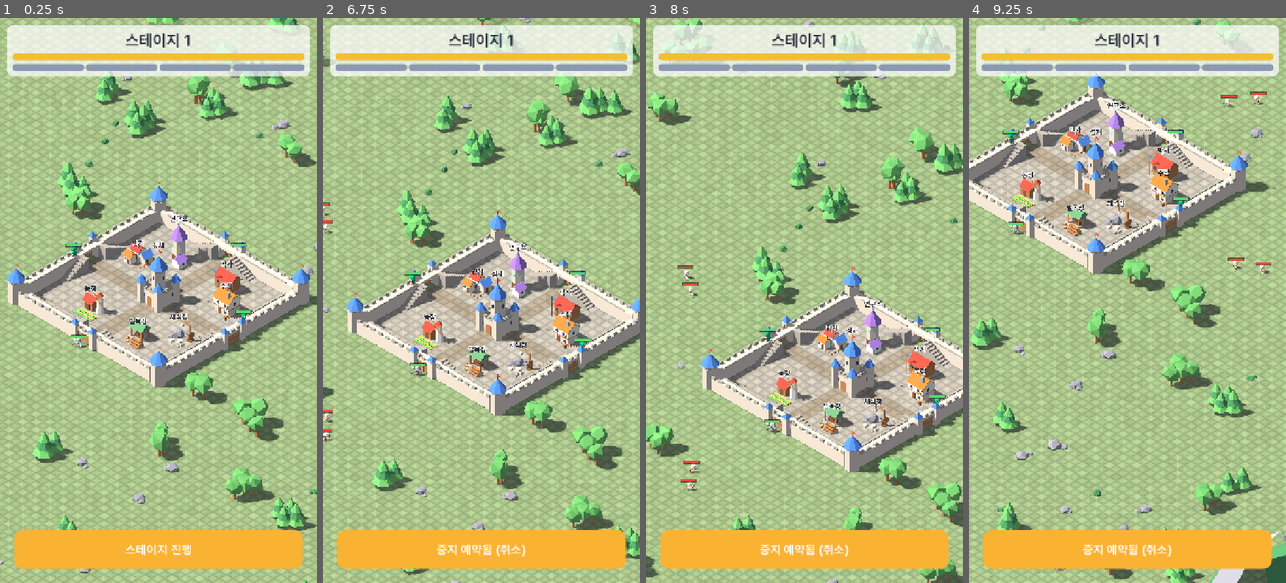
Above: before the commit, frames 1-4 (left to right).
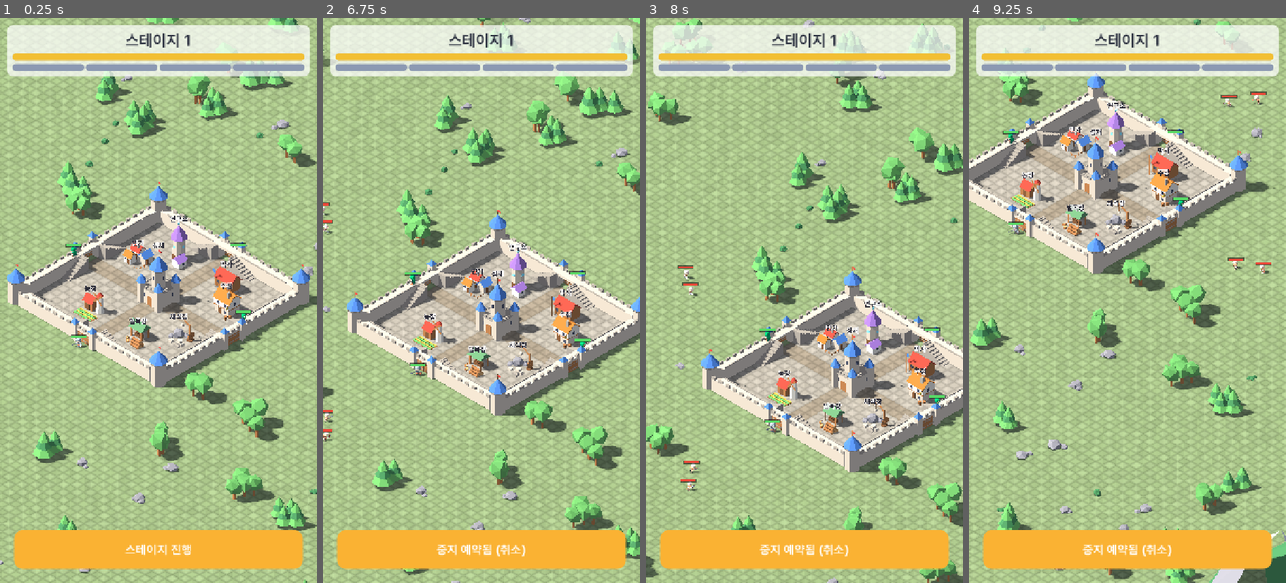
Above: after the commit, the same moments.

Repository: ILSEONG/CastleRPG
Game: Godot game, scene res://scenes/main.tscn
Two runs of this game, one before a commit and one after it. Both use one fixed random seed, a clock stepped at 60 frames per second and the inputs below.
Inputs (mouse positions are in pixels of both pictures, inside the frame that each line leads up to):
- Up to frame 1 (0.25 s): no input
- Up to frame 2 (6.75 s): click "스테이지 진행" at 0.5 s; click "이번 스테이지 후 중지" at 1.25 s; click "중지 예약됨 (취소)" at 2 s; click "이번 스테이지 후 중지" at 2.75 s; click "중지 예약됨 (취소)" at 3.5 s; click "이번 스테이지 후 중지" at 4.25 s; click "중지 예약됨 (취소)" at 5 s; tap Enter at 5.75 s; move the mouse to (551, 272) at 5.77 s; click (551, 272) at 5.92 s; drag from (418, 328) to (465, 413) at 6.52 s
- Up to frame 3 (8 s): move the mouse to (836, 176) at 7.27 s; click (836, 176) at 7.42 s
- Up to frame 4 (9.25 s): drag from (1111, 413) to (1032, 215) at 8.02 s; move the mouse to (1222, 385) at 8.77 s; click (1222, 385) at 8.92 s

The runs differ from the first frame. In frame 1, 0.8% of the frame differs, in the area x 2-96%, y 0-90%; in frame 2, 0.7%; in frame 3, 0.7%; in frame 4, 0.7%.

Commit message:
fix: flat mesh normals, half-riser stair treads, more mesh tests
- MeshKit sets smooth group -1 so generate_normals gives per-face
  normals; drop the unused box with_bottom parameter.
- Stair treads at (i + 0.5) risers (last step's back half flush with
  the wall walk) so feet on the straight slope sink <= half a riser.
- Tests: flat normals, prism_n / cone winding, stair mesh orientation
  and half-riser sink.

Co-Authored-By: Claude Opus 5.5 <noreply@anthropic.com>

Diff:
--- a/scripts/mesh_kit.gd
+++ b/scripts/mesh_kit.gd
@@ -14,6 +14,7 @@
 
 func _init() -> void:
 	_st.begin(Mesh.PRIMITIVE_TRIANGLES)
+	_st.set_smooth_group(-1)  # 면마다 법선 하나(평면 법선). 기본 그룹 0이면 같은 위치 정점끼리 법선이 평균된다
 
 
 func triangle_count() -> int:
@@ -37,8 +38,8 @@
 		_tris += 1
 
 
-## 바닥 중심 base, 크기 size인 상자. 바닥면은 기본 생략(땅에 붙는 물체).
-func box(base: Vector3, size: Vector3, color: Color, with_bottom := false) -> void:
+## 바닥 중심 base, 크기 size인 상자. 바닥면은 없다(땅이나 다른 부품 위에 놓이는 물체).
+func box(base: Vector3, size: Vector3, color: Color) -> void:
 	var h := Vector3(size.x / 2.0, 0, size.z / 2.0)
 	var y0 := base.y
 	var y1 := base.y + size.y
@@ -50,8 +51,6 @@
 	for v in p:
 		q.append(Vector3(v.x, y1, v.z))
 	face(q, Vector3.UP, color)
-	if with_bottom:
-		face(p, Vector3.DOWN, color)
 	for i in 4:
 		var j := (i + 1) % 4
 		var mid: Vector3 = (p[i] + p[j]) / 2.0 - base
--- a/scripts/town_kit.gd
+++ b/scripts/town_kit.gd
@@ -96,13 +96,16 @@
 
 
 ## 계단(로컬 규약이 다르다): 길이 방향 +X로 올라간다 — x=0 높이 0, x=STAIR_RUN 높이 WALL_H. 폭 Z = STAIR_W(가운데 기준).
-## 단 i는 x 구간 [i, i+1]×run/steps, 높이 (i+1)×WALL_H/steps, 바닥부터 채운 박스.
+## 단 i는 x 구간 [i, i+1]×run/steps, 윗면 높이 (i+0.5)×WALL_H/steps(바닥부터 채운 박스): 아랫단→윗단 직선 경사를 걷는
+## 영웅의 발이 반 단 넘게 묻히지 않는다. 마지막 단의 뒤 절반은 WALL_H로 올려 성벽 위와 같은 높이로 맞춘다.
 static func stairs() -> ArrayMesh:
 	var k = MeshKit.new()
 	var n := Balance.STAIR_STEPS
 	var d := Balance.STAIR_RUN / n
 	for i in n:
-		k.box(Vector3(d * (i + 0.5), 0, 0), Vector3(d, Balance.WALL_H * (i + 1) / n, Balance.STAIR_W), STONE_DARK)
+		var w := d if i < n - 1 else d / 2.0
+		k.box(Vector3(d * i + w / 2.0, 0, 0), Vector3(w, Balance.WALL_H * (i + 0.5) / n, Balance.STAIR_W), STONE_DARK)
+	k.box(Vector3(Balance.STAIR_RUN - d / 4.0, 0, 0), Vector3(d / 2.0, Balance.WALL_H, Balance.STAIR_W), STONE_DARK)
 	return k.commit()
 
 
--- a/tests/run_tests.gd
+++ b/tests/run_tests.gd
@@ -588,6 +588,9 @@
 	check(verts.size() == 30 and cols.size() == 30 and cols[0] == Color.RED, "unshared vertices with vertex colours")
 	var aabb := m.get_aabb()
 	check(aabb.position.is_equal_approx(Vector3(-1, 0, -1.5)) and aabb.size.is_equal_approx(Vector3(2, 1, 3)), "box bounds")
+	var nrm: PackedVector3Array = arrays[Mesh.ARRAY_NORMAL]  # 윗면 삼각형 2개(정점 0~5) 다음이 옆면
+	check(nrm[0].distance_to(Vector3.UP) < 0.001 and absf(nrm[6].y) < 0.001 and absf(nrm[6].length() - 1.0) < 0.001,
+		"flat per-face normals (not averaged over shared corners): top %s, side %s" % [nrm[0], nrm[6]])
 	# 감기: 모든 삼각형이 같은 규약(바깥 기준)으로 감겨 있다. 상자는 넘긴 순서가 이미 규약대로라
 	# 뒤집기 분기를 타지 않으므로, 한 경사면을 반대 순서로 넘기는 박공지붕도 함께 본다.
 	check(_wound_outward(verts, Vector3(0, 0.5, 0)), "every box triangle wound front-facing outward")
@@ -595,6 +598,12 @@
 	g.gable(Vector3.ZERO, Vector3(2, 0, 2), 1.0, Color.BLUE)
 	var gv: PackedVector3Array = g.commit().surface_get_arrays(0)[Mesh.ARRAY_VERTEX]
 	check(_wound_outward(gv, Vector3(0, 0.3, 0)), "every gable triangle wound front-facing outward")
+	var pr = MeshKitScript.new()
+	pr.prism_n(Vector3.ZERO, 6, 1.0, 0.7, 2.0, Color.GREEN, 0.3)
+	check(_wound_outward(pr.commit().surface_get_arrays(0)[Mesh.ARRAY_VERTEX], Vector3(0, 1.0, 0)), "every prism_n (frustum) triangle wound front-facing outward")
+	var cn = MeshKitScript.new()
+	cn.cone(Vector3.ZERO, 7, 1.0, 2.0, Color.GREEN)
+	check(_wound_outward(cn.commit().surface_get_arrays(0)[Mesh.ARRAY_VERTEX], Vector3(0, 0.5, 0)), "every cone triangle wound front-facing outward")
 	var rng := RandomNumberGenerator.new()
 	rng.seed = 3
 	var rk = MeshKitScript.new()
@@ -620,8 +629,28 @@
 	for pair in [["wall_run", TownKitScript.wall_run(10.0)], ["gatehouse", TownKitScript.gatehouse()], ["gate_doors", TownKitScript.gate_doors()], ["corner_tower", TownKitScript.corner_tower()], ["stairs", TownKitScript.stairs()]]:
 		var m: ArrayMesh = pair[1]
 		check(m.get_surface_count() == 1 and m.get_aabb().size.length() > 0.5, "%s has one non-empty surface" % pair[0])
-	var st: AABB = TownKitScript.stairs().get_aabb()
+	var sm: ArrayMesh = TownKitScript.stairs()
+	var st: AABB = sm.get_aabb()
 	check(is_equal_approx(st.size.x, Balance.STAIR_RUN) and is_equal_approx(st.end.y, Balance.WALL_H) and is_equal_approx(st.size.z, Balance.STAIR_W), "stairs span run x wall height x stair width: %s" % st)
+	# 높은 쪽이 +X(윗단)여야 castle.gd 배치와 맞는다: 가장 높은 정점들은 마지막 단 칸 안, 그중 하나는 x = STAIR_RUN.
+	var sv: PackedVector3Array = sm.surface_get_arrays(0)[Mesh.ARRAY_VERTEX]
+	var d := Balance.STAIR_RUN / Balance.STAIR_STEPS
+	var top_xs: Array = []
+	for v in sv:
+		if is_equal_approx(v.y, Balance.WALL_H):
+			top_xs.append(v.x)
+	check(not top_xs.is_empty() and top_xs.min() > Balance.STAIR_RUN - d - 0.01 and is_equal_approx(top_xs.max(), Balance.STAIR_RUN), "stair mesh is highest at x = STAIR_RUN (top end): %s" % [top_xs])
+	# 아랫단(x=0, y=0) → 윗단(x=RUN, y=WALL_H) 직선 경사를 걷는 발은 디딤판 아래로 반 단 넘게 묻히지 않는다.
+	var worst := 0.0
+	for i in 601:
+		var x := Balance.STAIR_RUN * i / 600.0
+		var tread := 0.0
+		for t in range(0, sv.size(), 3):
+			var a := sv[t]
+			if is_equal_approx(a.y, sv[t + 1].y) and is_equal_approx(a.y, sv[t + 2].y) and x >= minf(a.x, minf(sv[t + 1].x, sv[t + 2].x)) - 0.001 and x <= maxf(a.x, maxf(sv[t + 1].x, sv[t + 2].x)) + 0.001:
+				tread = maxf(tread, a.y)
+		worst = maxf(worst, tread - Balance.WALL_H * x / Balance.STAIR_RUN)
+	check(worst <= Balance.WALL_H / Balance.STAIR_STEPS / 2.0 + 0.001, "feet on the straight stair slope sink at most half a riser: %.3f m" % worst)
 
 
 ## 건물 레시피는 부지 안·바닥 위·부지 가운데, 자연물·산은 한 표면으로 땅 근처에 놓인다.
